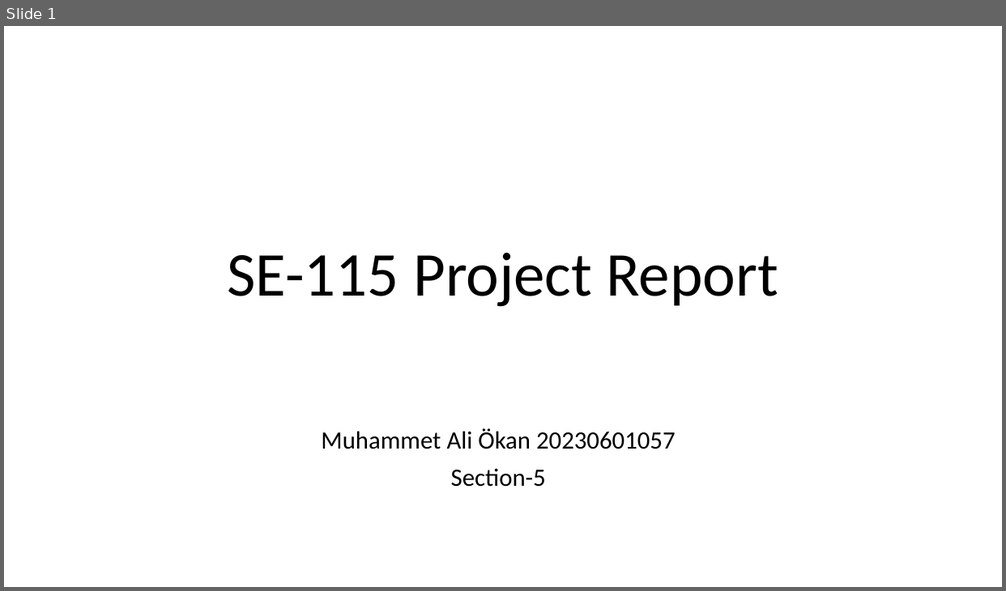
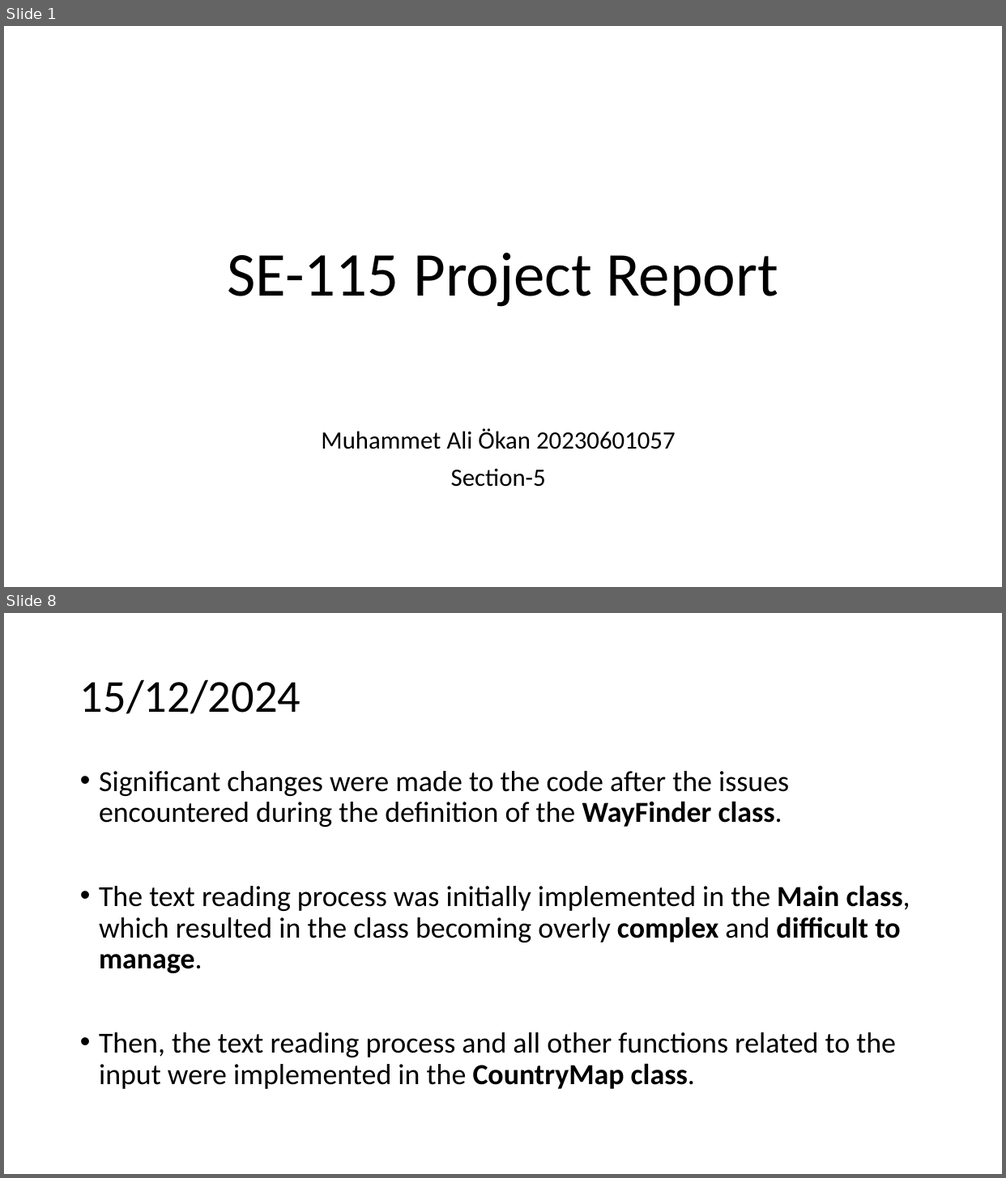
Before and after one commit to maliokan/SE115-Maps, a slide deck: Proje/Report.pptx. Shown one above the other, each under a label of ours: slide 1 before the commit, slides 1 and 8 after it; the slides between them are not shown. The pictures are 1006x591 and 1006x1178 pixels, drawn with LibreOffice and Linux fonts; fonts in the diff are those of the drawing. Boxes give left, top, right and bottom in pixels: in the first picture for what was removed or moved away, otherwise in the second. Text is boxed around its words. In the diff, an @@ line names an element or a change of style, - is before the commit and + after.

```diff
--- a/Proje/Report.pptx
+++ b/Proje/Report.pptx
@@ slide 8 added at (4, 613, 1002, 1174), background #FFFFFF @@
@@ title added at (80, 679, 300, 714), 44 pt, text #000000 @@
+15/12/2024
@@ text added at (99, 771, 910, 1089), 28 pt, text #000000 @@
+• Significant changes were made to the code after the issues encountered during the definition of the WayFinder class.
+• The text reading process was initially implemented in the Main class, which resulted in the class becoming overly complex and difficult to manage.
+• Then, the text reading process and all other functions related to the input were implemented in the CountryMap class.
```
Also in this commit, not shown: 2 slides changed, 5 other slides added, 11 other files.
